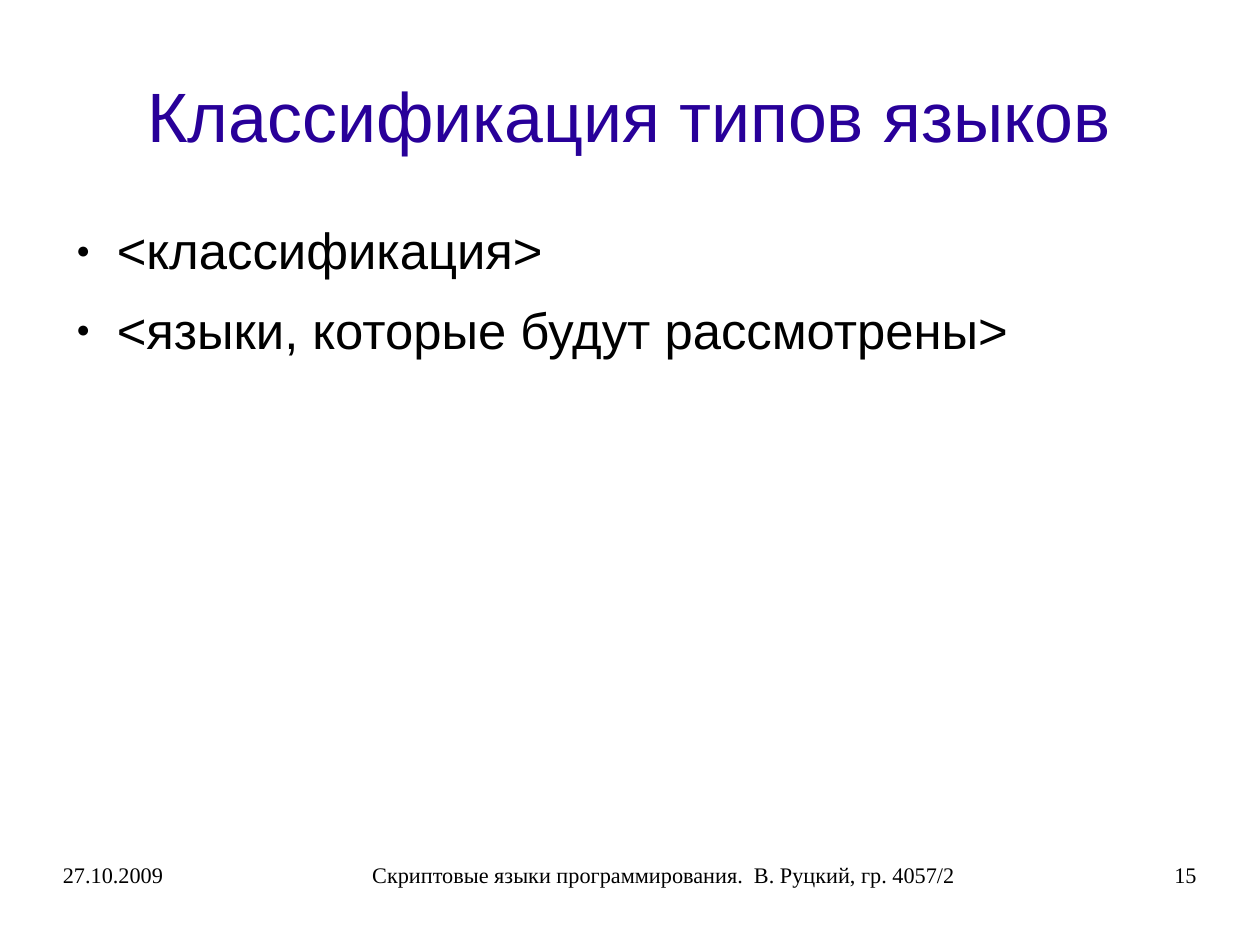
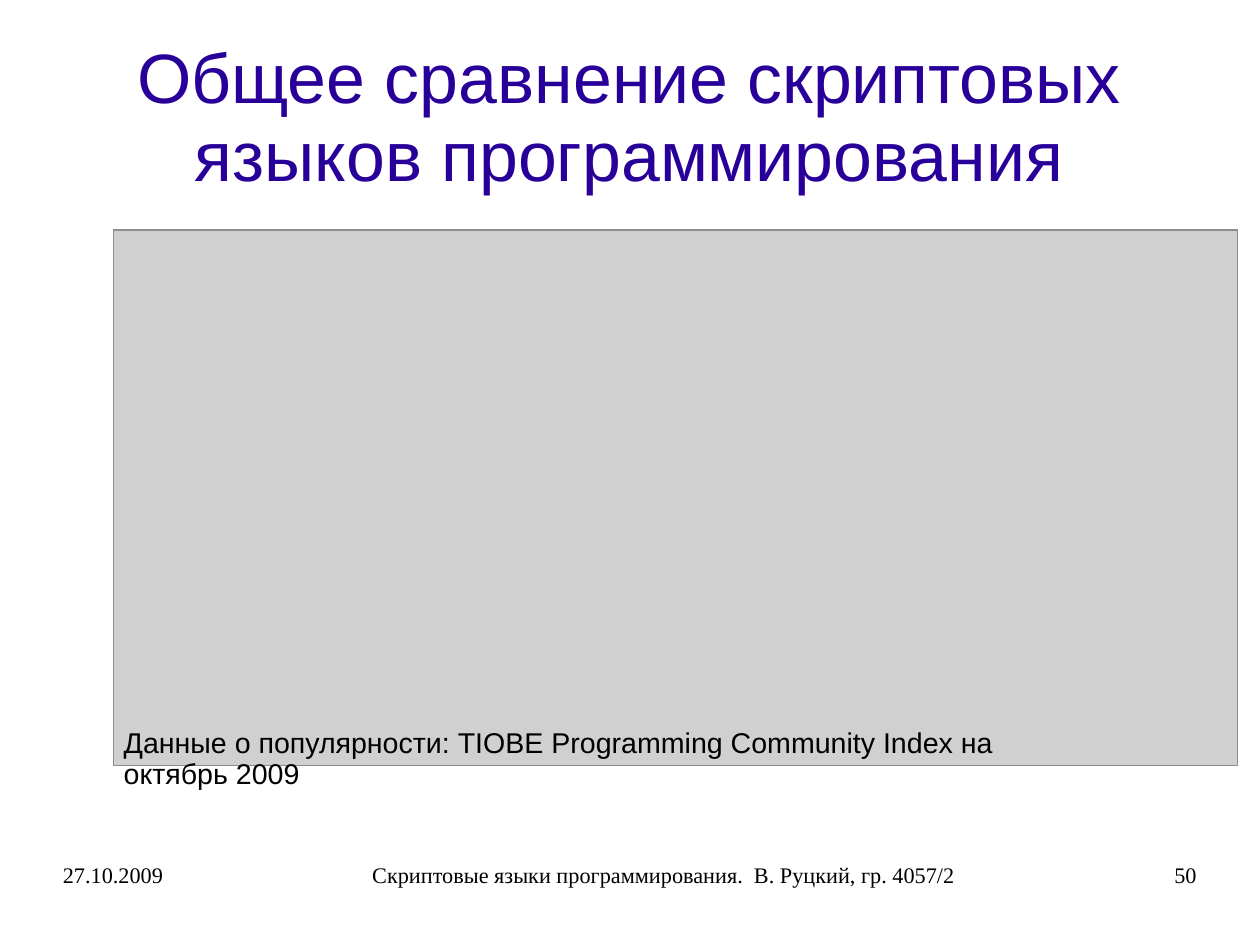
Before and after one commit to rutsky/semester07, a slide deck: slide 50 of Operation_systems/scripting_languages/40572_Rutsky_Scripting_languages.ppt (slide 15 before the commit). Drawn at 1260x945 pixels with LibreOffice and Linux fonts; fonts in the diff are those of the drawing; grey boxes stand for pictures. Boxes give left, top, right and bottom in pixels: in the first picture for what was removed or moved away, otherwise in the second. Text is boxed around its words. In the diff, an @@ line names an element or a change of style, - is before the commit and + after.

```diff
--- a/Operation_systems/scripting_languages/40572_Rutsky_Scripting_languages.ppt
+++ b/Operation_systems/scripting_languages/40572_Rutsky_Scripting_languages.ppt
@@ title at (137, 52, 1121, 194): text changed @@
-Классификация типов языков
+Общее сравнение скриптовых языков программирования
@@ picture added at (114, 230, 1238, 765) @@
@@ text removed at (117, 232, 1008, 359) @@
-● <классификация>
-● <языки, которые будут рассмотрены>
@@ text added at (124, 732, 993, 790), 18 pt, text #000000 @@
+Данные о популярности: TIOBE Programming Community Index на октябрь 2009
@@ page number at (1174, 868, 1196, 884): text changed @@
-15
+50
```
Also in this commit, not shown: 21 other slides changed, 8 slides added, 5 slides removed, 1 other file.
